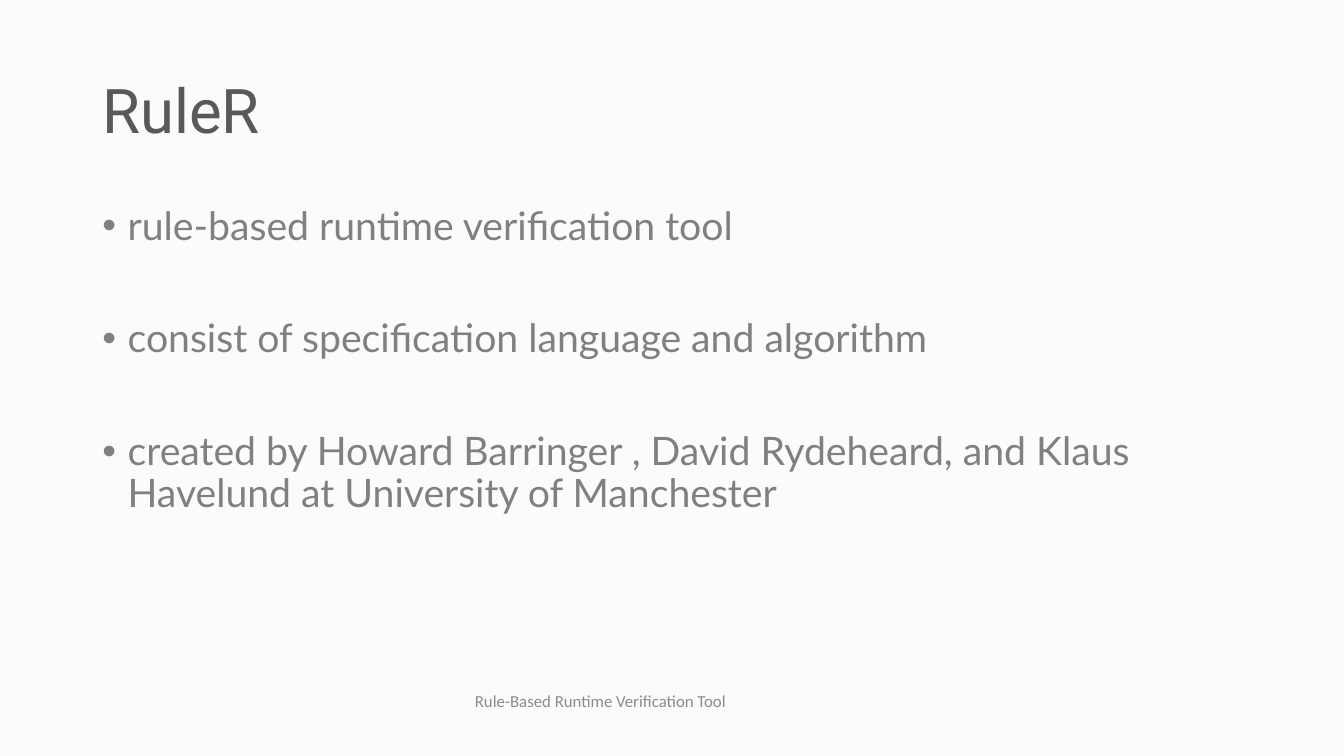
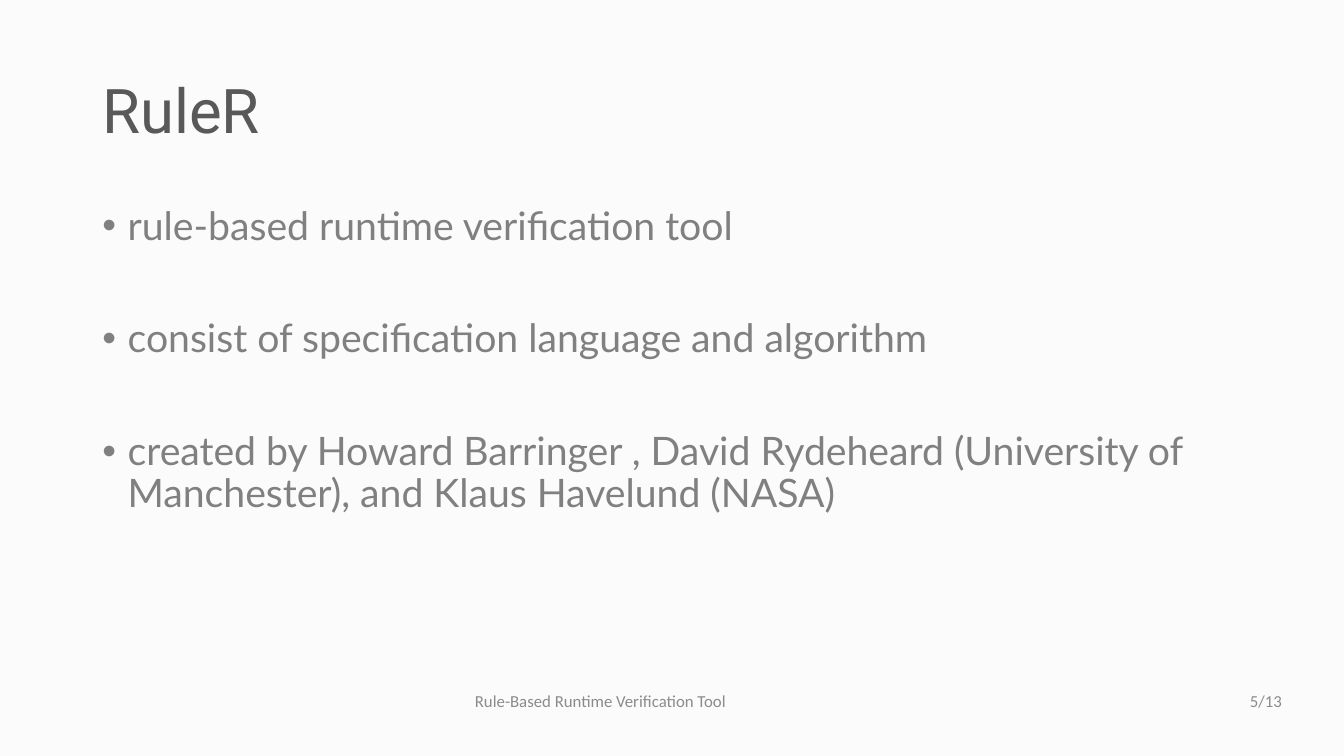
Before and after one commit to selig/ruler2, a slide deck: slide 5 of Seminar/Rule-Based Runtime Verification Tool.pptx. Drawn at 1344x756 pixels with LibreOffice and Linux fonts; fonts in the diff are those of the drawing; background and template pictures are left out. Boxes give left, top, right and bottom in pixels: in the first picture for what was removed or moved away, otherwise in the second. Text is boxed around its words. In the diff, an @@ line names an element or a change of style, - is before the commit and + after.

```diff
--- a/Seminar/Rule-Based Runtime Verification Tool.pptx
+++ b/Seminar/Rule-Based Runtime Verification Tool.pptx
@@ text at <box>128,435,1184,513</box>: text changed @@
-• created by Howard Barringer , David Rydeheard, and Klaus Havelund at University of Manchester
+• created by Howard Barringer , David Rydeheard (University of Manchester), and Klaus Havelund (NASA)
@@ page number added at <box>1250,695,1282,708</box>, 12 pt, text #8C8C8C @@
+5/13
```
Also in this commit, not shown: 9 other slides changed, 1 slide added, 1 slide removed, 1 other file.
